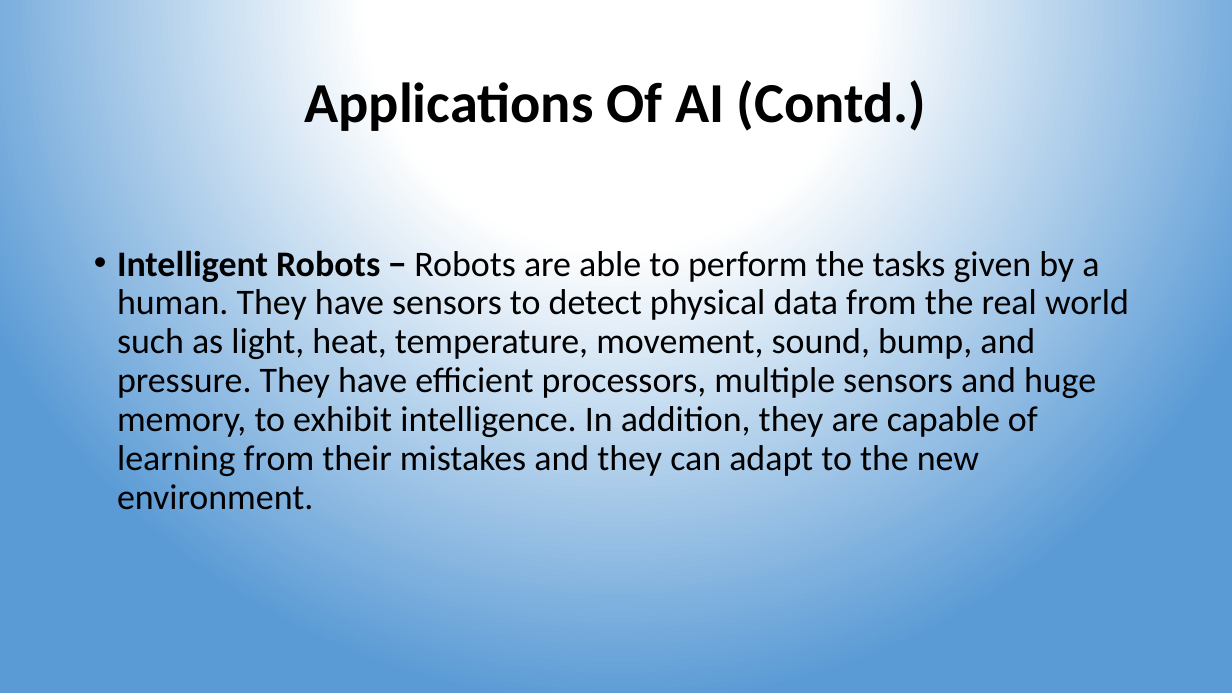
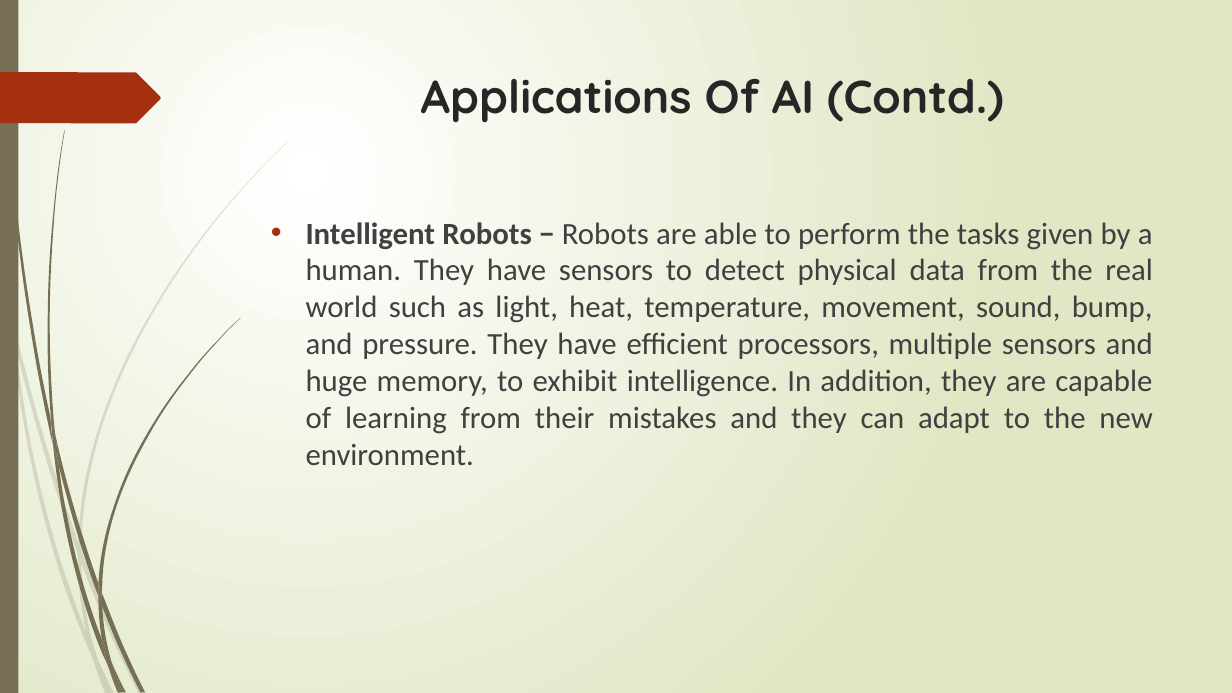
Before and after one commit to lalitgiri/Angular_Practice_Program, a slide deck: slide 24 of Ecommerce-Project/report data/colloquium.pptx. Drawn at 1232x693 pixels with LibreOffice and Linux fonts; fonts in the diff are those of the drawing. Boxes give left, top, right and bottom in pixels: in the first picture for what was removed or moved away, otherwise in the second. Text is boxed around its words. In the diff, an @@ line names an element or a change of style, - is before the commit and + after.

```diff
--- a/Ecommerce-Project/report data/colloquium.pptx
+++ b/Ecommerce-Project/report data/colloquium.pptx
@@ background gradient #FFFFFF to #5B9BD5 to gradient #FFFFFF to #DFE8C4 @@
@@ rectangle added at bbox=[0, 0, 18, 693], fill #766F54 @@
@@ freeform shape added at bbox=[0, 72, 161, 123], fill #A53010 @@
@@ title "Applications Of AI (Contd.)": place and size @@
-title "Applications Of AI (Contd.)" at bbox=[304, 80, 926, 131]
+title "Applications Of AI (Contd.)" at bbox=[421, 79, 1004, 122]
@@ title "Applications Of AI (Contd.)" at bbox=[421, 79, 1004, 122]: size 44 to 36 pt, font Calibri to Quicksand, text colour #000000 to #262626; line spacing 0.9 to 1; vertical alignment middle to top @@
@@ text "Intelligent Robots − Robots are ...": place and size @@
-text "Intelligent Robots − Robots are ..." at bbox=[117, 250, 1129, 510]
+text "Intelligent Robots − Robots are ..." at bbox=[306, 222, 1153, 465]
@@ text "Intelligent Robots − Robots are ..." at bbox=[306, 222, 1153, 465]: size 28 to 24 pt, text colour #000000 to #404040; alignment left to justified; indent changed; line spacing 0.9 to 1 @@
@@ group added at bbox=[0, 141, 288, 693]: 10 freeform shapes @@
@@ group added at bbox=[3, 0, 240, 693]: 12 freeform shapes @@
```
Also in this commit, not shown: 28 other slides changed, 23 other files.
